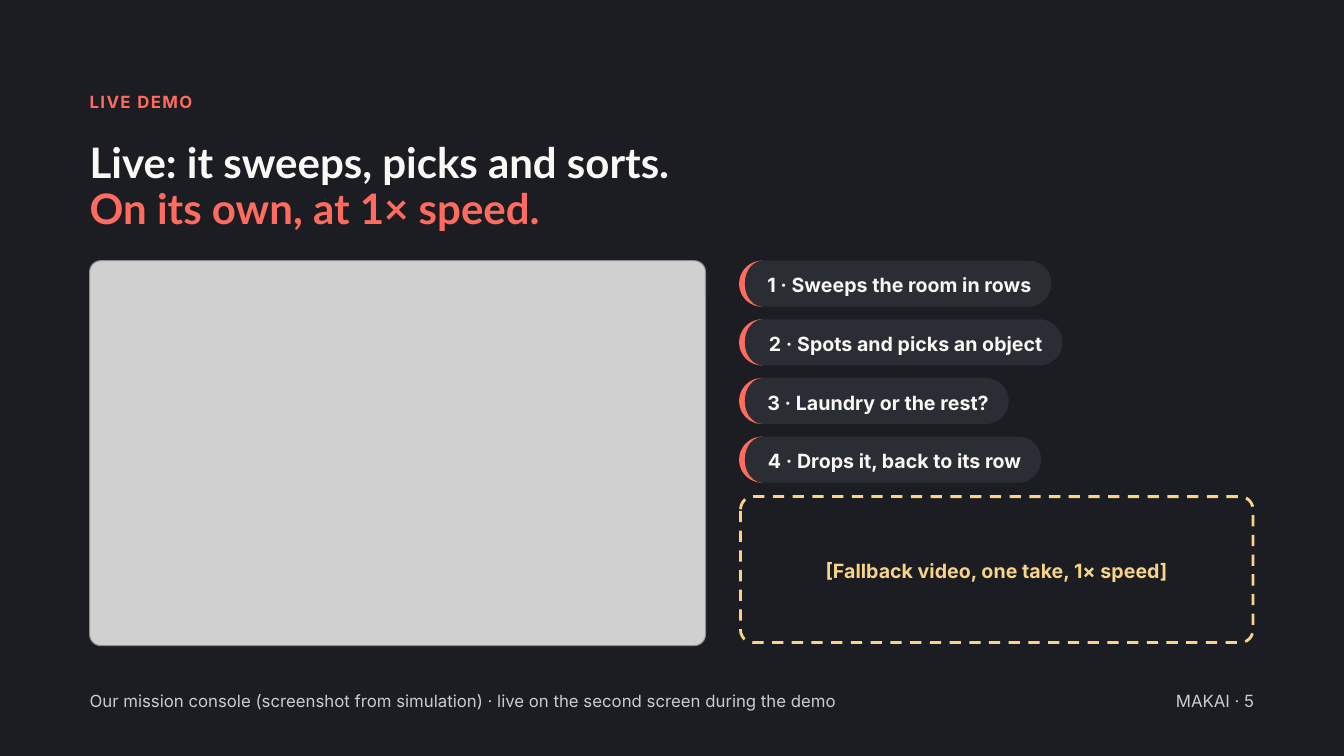
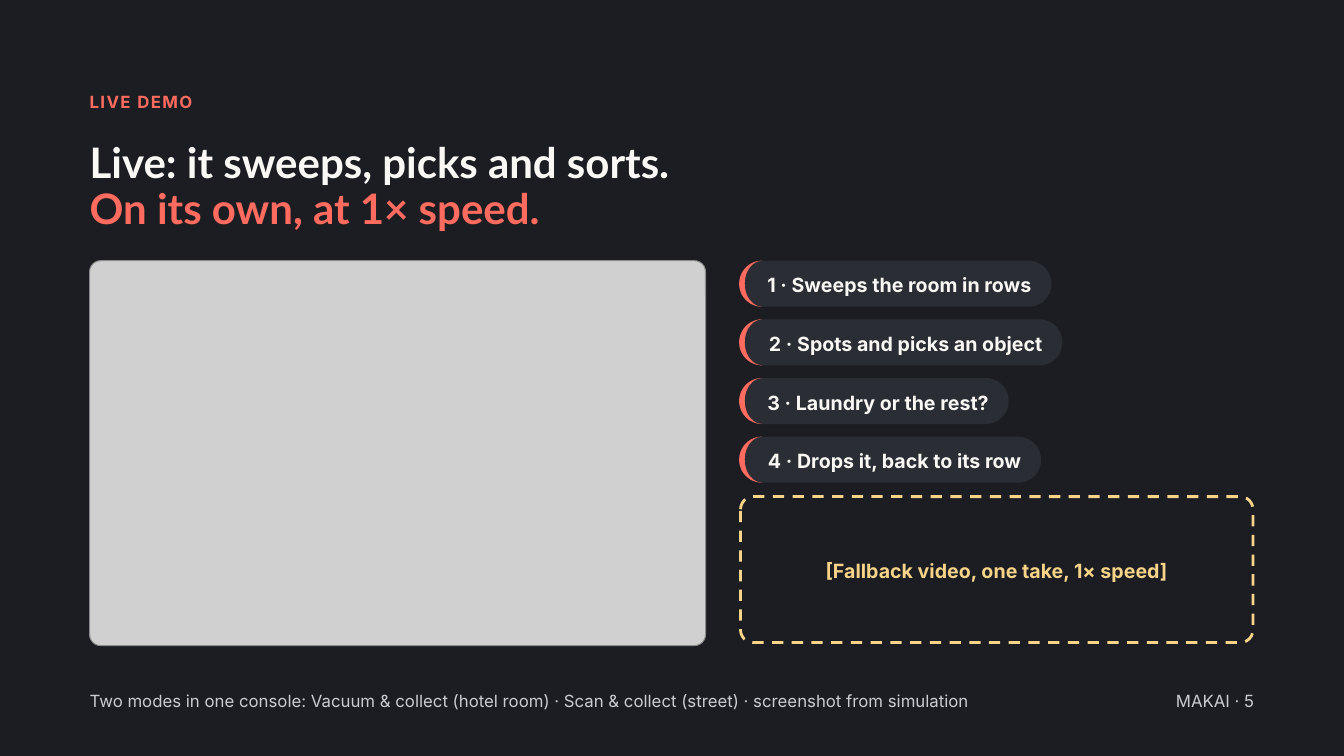
Before and after one commit to AliGhemires/MAKAI, a slide deck: slide 4 of MAKAI pitch.pptx. Drawn at 1344x756 pixels with LibreOffice and Linux fonts; fonts in the diff are those of the drawing; grey boxes stand for pictures. Boxes give left, top, right and bottom in pixels: in the first picture for what was removed or moved away, otherwise in the second. Text is boxed around its words. In the diff, an @@ line names an element or a change of style, - is before the commit and + after.

```diff
--- a/MAKAI pitch.pptx
+++ b/MAKAI pitch.pptx
@@ text at (90,694,968,710): text changed @@
-Our mission console (screenshot from simulation) · live on the second screen during the demo
+Two modes in one console: Vacuum & collect (hotel room) · Scan & collect (street) · screenshot from simulation
```
Also in this commit, not shown: 6 other slides changed, 1 slide added, 7 other files.
